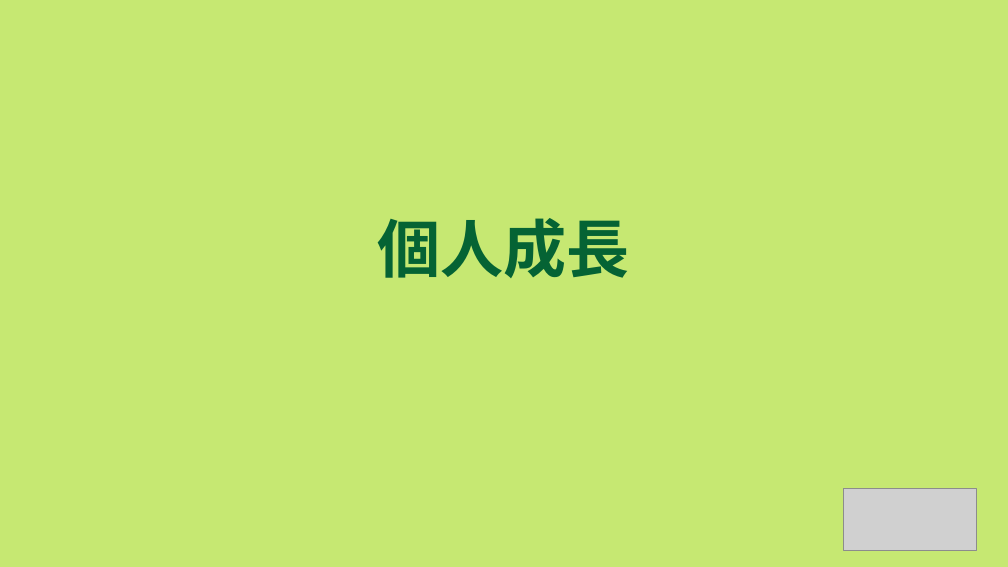
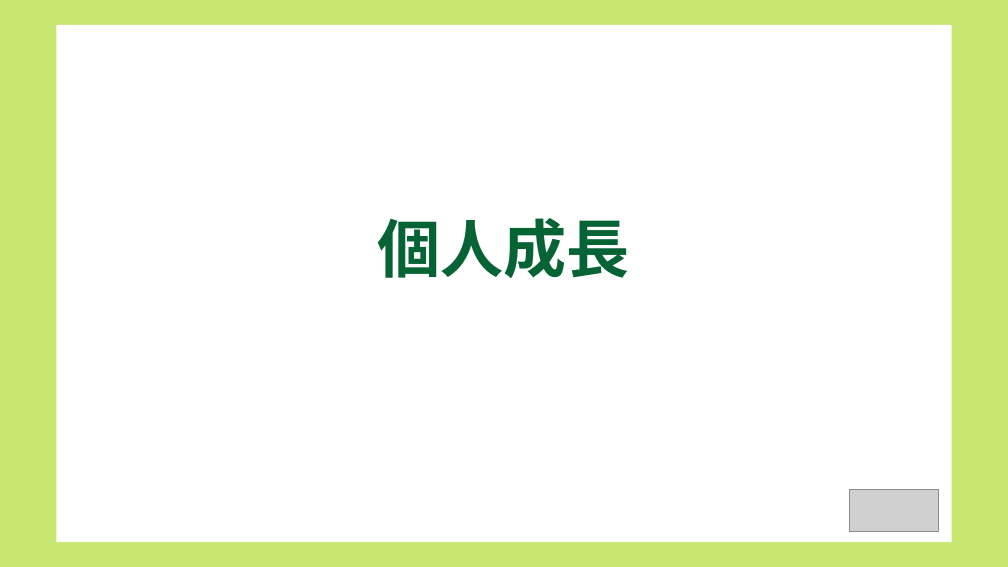
Before and after one commit to dojo2022/B-3, a slide deck: slide 9 of doc/B3炙りえんがわ_成果発表会資料.pptx (slide 12 before the commit). Drawn at 1008x567 pixels with LibreOffice and Linux fonts; fonts in the diff are those of the drawing; grey boxes stand for pictures. Boxes give left, top, right and bottom in pixels: in the first picture for what was removed or moved away, otherwise in the second. Text is boxed around its words. In the diff, an @@ line names an element or a change of style, - is before the commit and + after.

```diff
--- a/doc/B3炙りえんがわ_成果発表会資料.pptx
+++ b/doc/B3炙りえんがわ_成果発表会資料.pptx
@@ rectangle added at <box>57,25,952,542</box>, fill #FFFFFF @@
@@ picture: place and size @@
-picture at <box>844,488,977,551</box>
+picture at <box>849,489,938,531</box>
```
Also in this commit, not shown: 13 other slides changed, 3 slides added, 6 slides removed.
